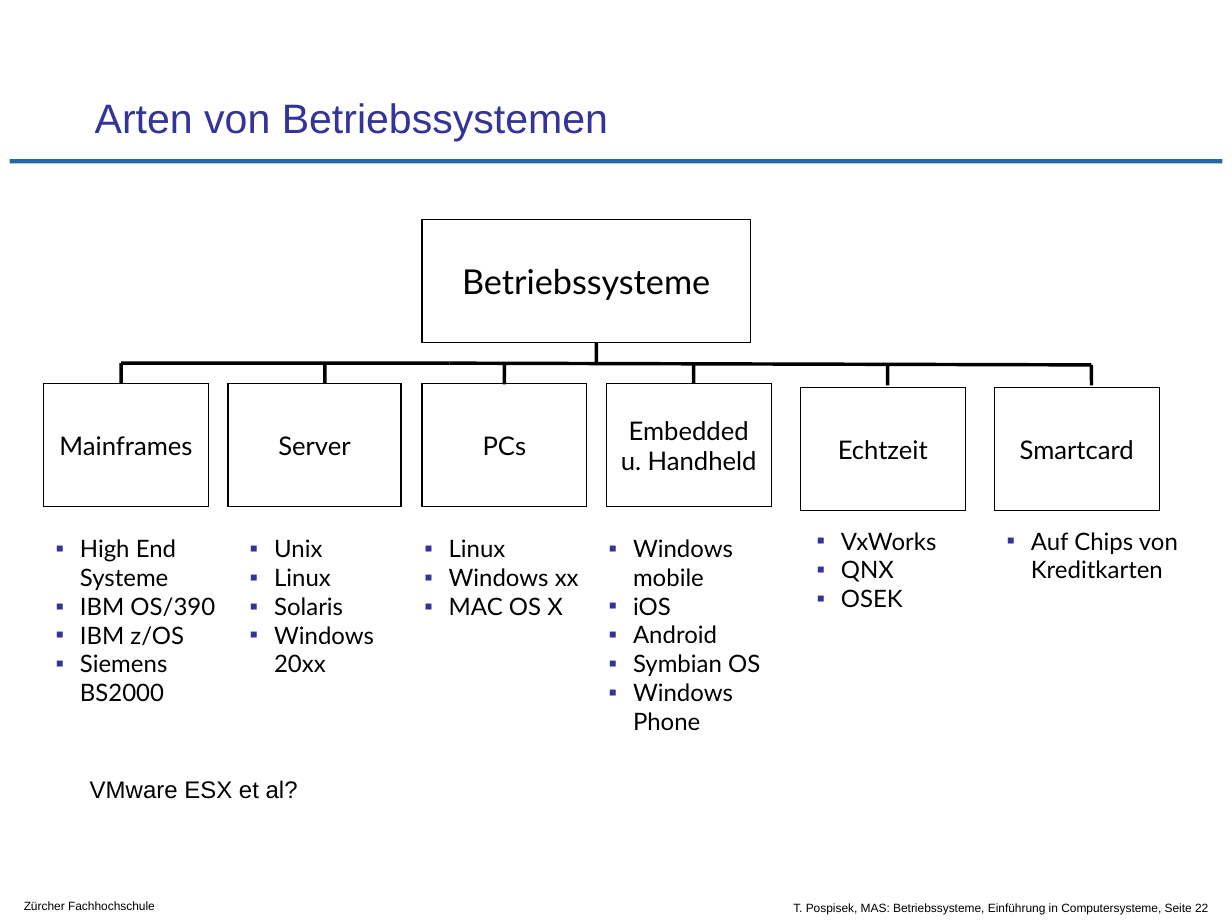
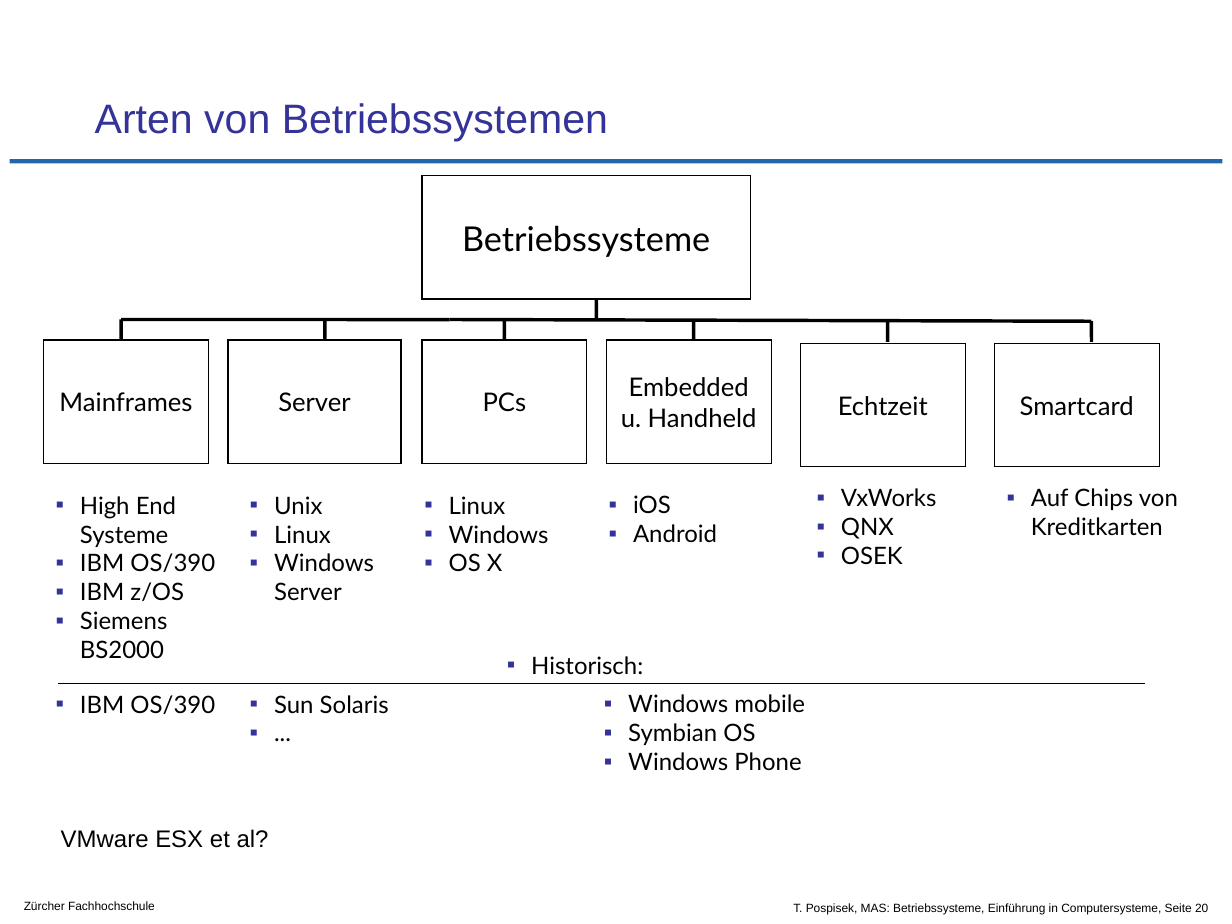
Before and after one commit to tpo/betriebssysteme, a slide deck: slide 20 of 01-1_Einführung_in_Computersysteme.odp (slide 22 before the commit). Drawn at 1232x924 pixels with LibreOffice and Linux fonts; fonts in the diff are those of the drawing; background and template pictures are left out. Boxes give left, top, right and bottom in pixels: in the first picture for what was removed or moved away, otherwise in the second. Text is boxed around its words. In the diff, an @@ line names an element or a change of style, - is before the commit and + after.

Commit message:
Anpassung an neues CAS Format/Länge
(Achtung: durch's Löschen verändern sich die Seitenzahlen...)

S.2 notiert, dass Script divergiert
S.10 Seite gelöscht
S.11 einige Angaben aus der gelöschten Seite übernommen
S.16 Seite gelöscht
S.17 einige Angaben aus der gelöschten Seite übernommen
S.19 Seite gelöscht
S.20 einige OS in "Historische" Sektion verschoben
S.24 f2fs erwähnt

```diff
--- a/01-1_Einführung_in_Computersysteme.odp
+++ b/01-1_Einführung_in_Computersysteme.odp
@@ 9 lines, 7 rectangles, 4 texts: place and size @@
-9 lines, 7 rectangles, 4 texts at [43, 219, 1178, 702]
+9 lines, 7 rectangles, 4 texts at [43, 176, 1178, 659]
@@ text "Unix": place and size @@
-text "Unix" at [274, 539, 374, 672]
+text "Unix" at [274, 496, 374, 601]
@@ text at [449, 525, 549, 571]: text changed @@
-  ▪ Windows xx
-  ▪ MAC OS X
+  ▪ Windows
+  ▪ OS X
@@ text at [274, 553, 374, 601]: text changed @@
-▪ Solaris
-▪ Windows 20xx
+▪ Windows Server
@@ text at [633, 597, 717, 643]: paragraphs removed @@
-  ▪ iOS
-  ▪ Android
@@ group added at [58, 495, 1145, 714]: 4 texts, 1 line @@
+  ▪ iOS
+  ▪ Android
+▪ Sun Solaris
+▪ ...
+▪ IBM OS/390
+  ▪ Historisch:
@@ text "Windows mobile": place and size @@
-text "Windows mobile" at [633, 539, 760, 730]
+text "Windows mobile" at [628, 694, 805, 771]
@@ text "VMware ESX et al?": place and size @@
-text "VMware ESX et al?" at [90, 780, 298, 799]
+text "VMware ESX et al?" at [61, 829, 269, 848]
@@ text at [793, 903, 1208, 914]: text changed @@
-T. Pospisek, MAS: Betriebssysteme, Einführung in Computersysteme, Seite 22
+T. Pospisek, MAS: Betriebssysteme, Einführung in Computersysteme, Seite 20
```
Also in this commit, not shown: 4 other slides changed, 2 slides removed.
